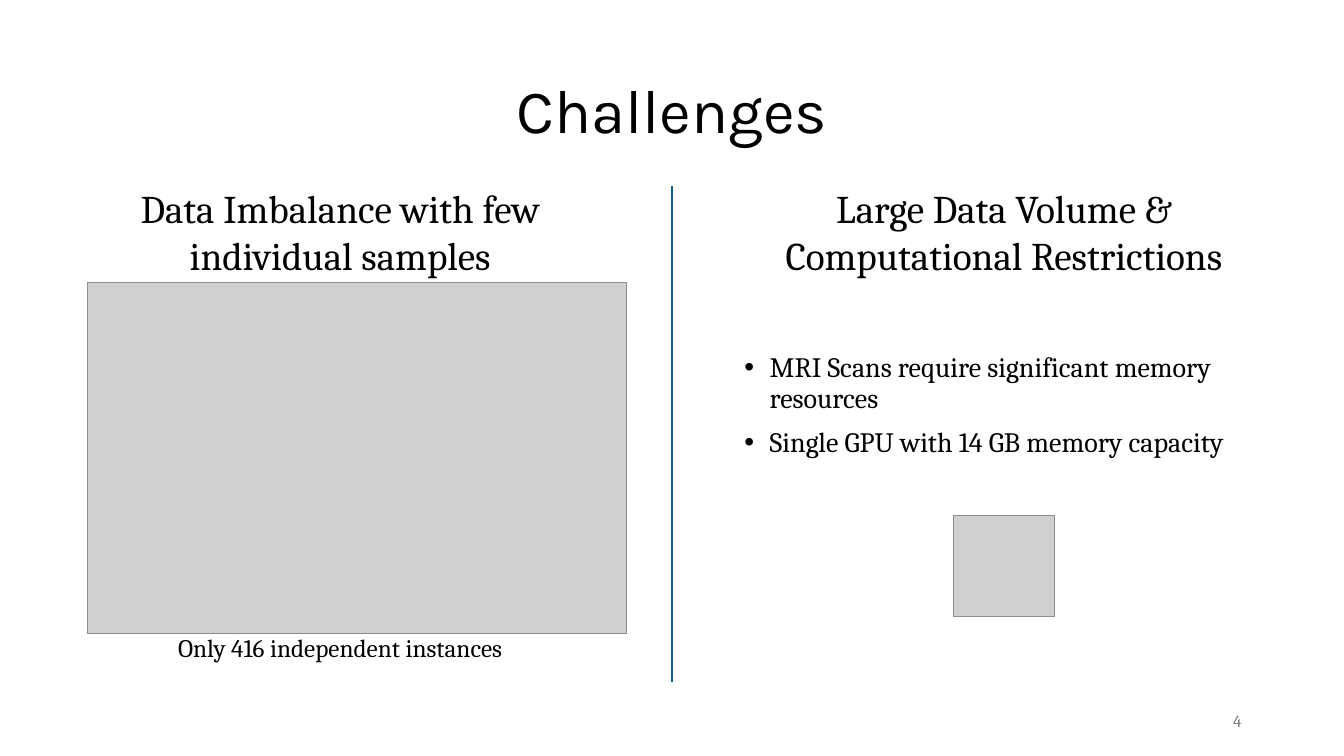
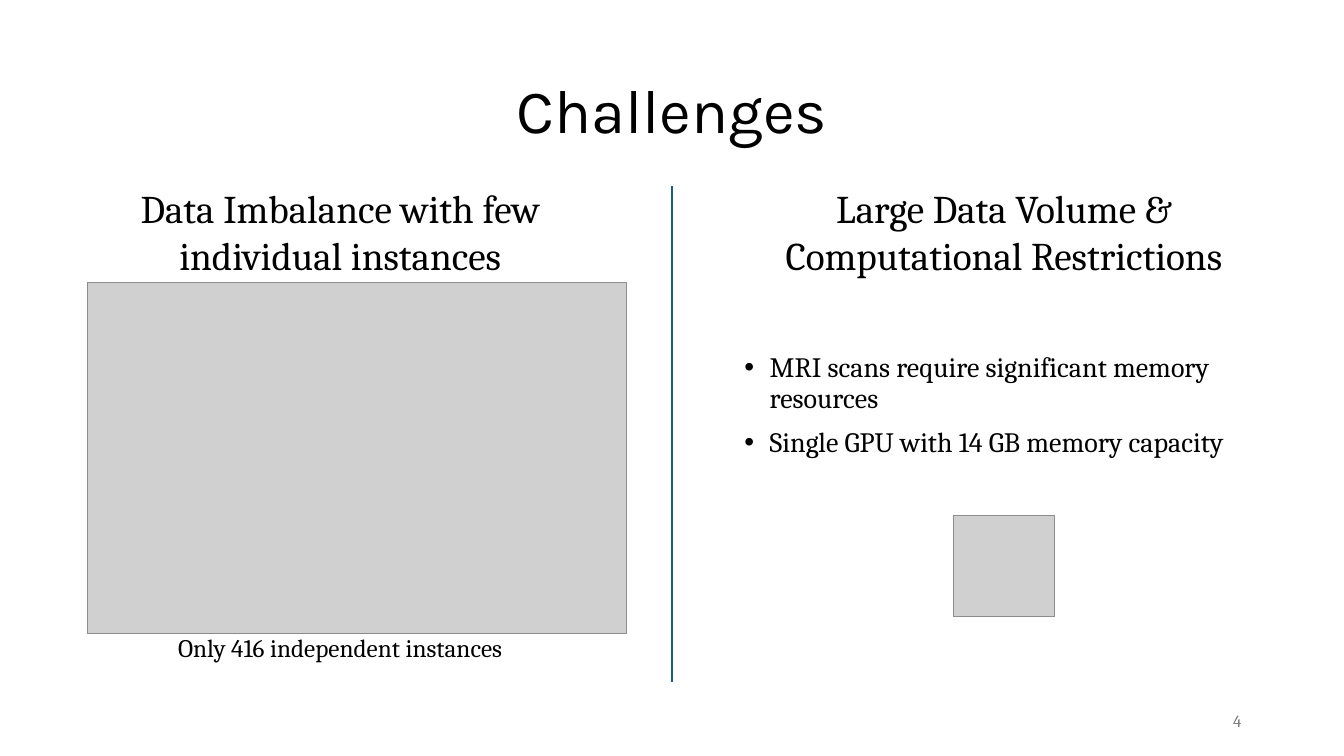
Before and after one commit to HenriSmidt/Alzheimer_Detection, a slide deck: slide 4 of Presentation.pptx. Drawn at 1344x756 pixels with LibreOffice and Linux fonts; fonts in the diff are those of the drawing; grey boxes stand for pictures. Boxes give left, top, right and bottom in pixels: in the first picture for what was removed or moved away, otherwise in the second. Text is boxed around its words. In the diff, an @@ line names an element or a change of style, - is before the commit and + after.

```diff
--- a/Presentation.pptx
+++ b/Presentation.pptx
@@ text at (x1=141, y1=195, x2=540, y2=271): text changed @@
-Data Imbalance with few individual samples
+Data Imbalance with few individual instances
@@ text at (x1=770, y1=357, x2=1209, y2=409): text changed @@
-• MRI Scans require significant memory resources
+• MRI scans require significant memory resources
```
Also in this commit, not shown: 5 other slides changed, 1 slide added.
